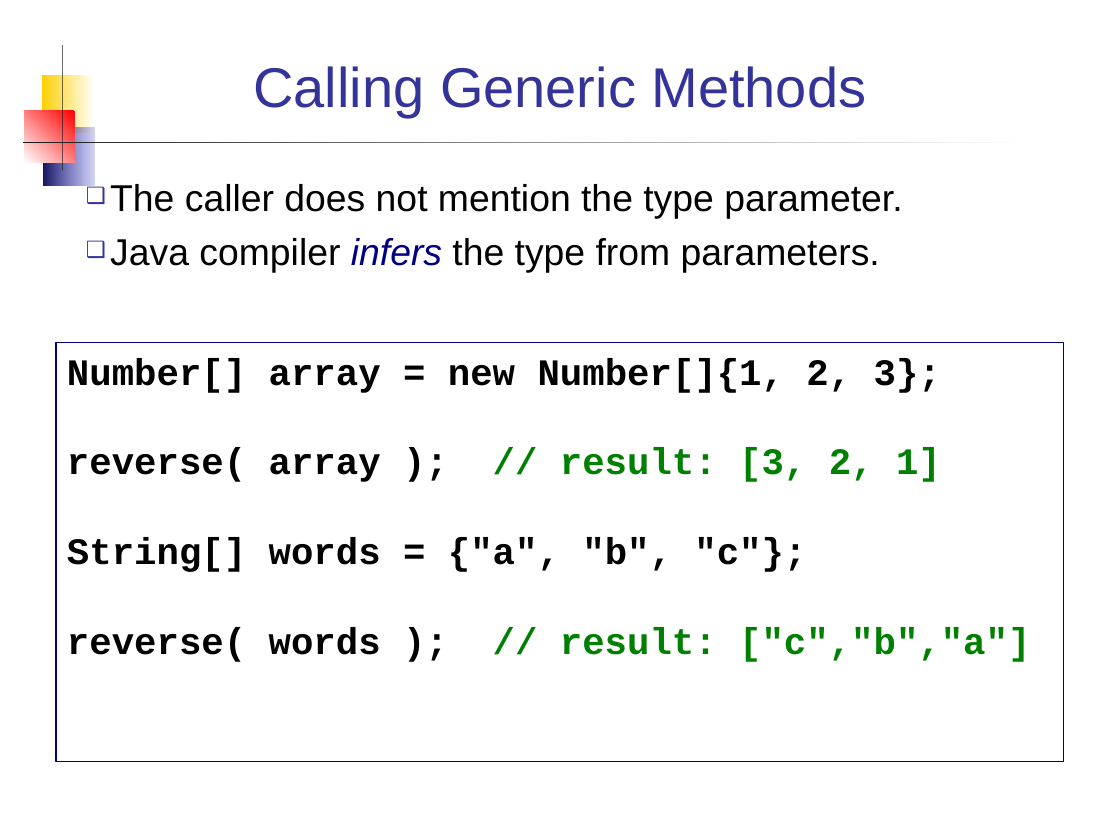
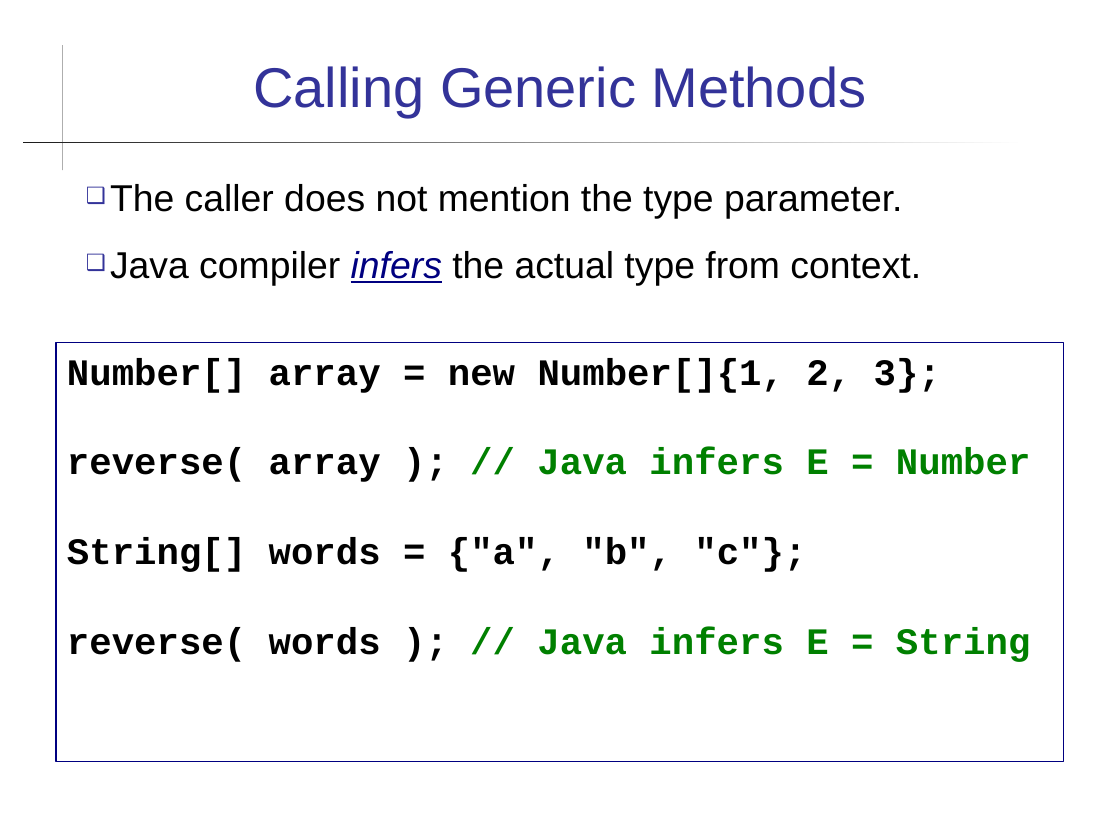
Before and after one commit to skeoop/skeoop.github.io, a slide deck: slide 8 of week13/Generics.ppt (slide 9 before the commit). Drawn at 1120x840 pixels with LibreOffice and Linux fonts; fonts in the diff are those of the drawing. Boxes give left, top, right and bottom in pixels: in the first picture for what was removed or moved away, otherwise in the second. Text is boxed around its words. In the diff, an @@ line names an element or a change of style, - is before the commit and + after.

```diff
--- a/week13/Generics.ppt
+++ b/week13/Generics.ppt
@@ rectangle removed at [41, 75, 94, 133] @@
@@ rectangle removed at [25, 111, 75, 162] @@
@@ rectangle removed at [44, 128, 94, 186] @@
@@ text at [110, 251, 921, 285]: text changed @@
-❑ Java compiler infers the type from parameters.
+❑ Java compiler infers the actual type from context.
@@ text in rectangle at [67, 448, 1030, 482]: text changed @@
-reverse( array ); // result: [3, 2, 1]
+reverse( array ); // Java infers E = Number
@@ text in rectangle at [67, 627, 1030, 662]: text changed @@
-reverse( words ); // result: ["c","b","a"]
+reverse( words ); // Java infers E = String
```
Also in this commit, not shown: 12 other slides changed, 1 slide added, 1 other file.
